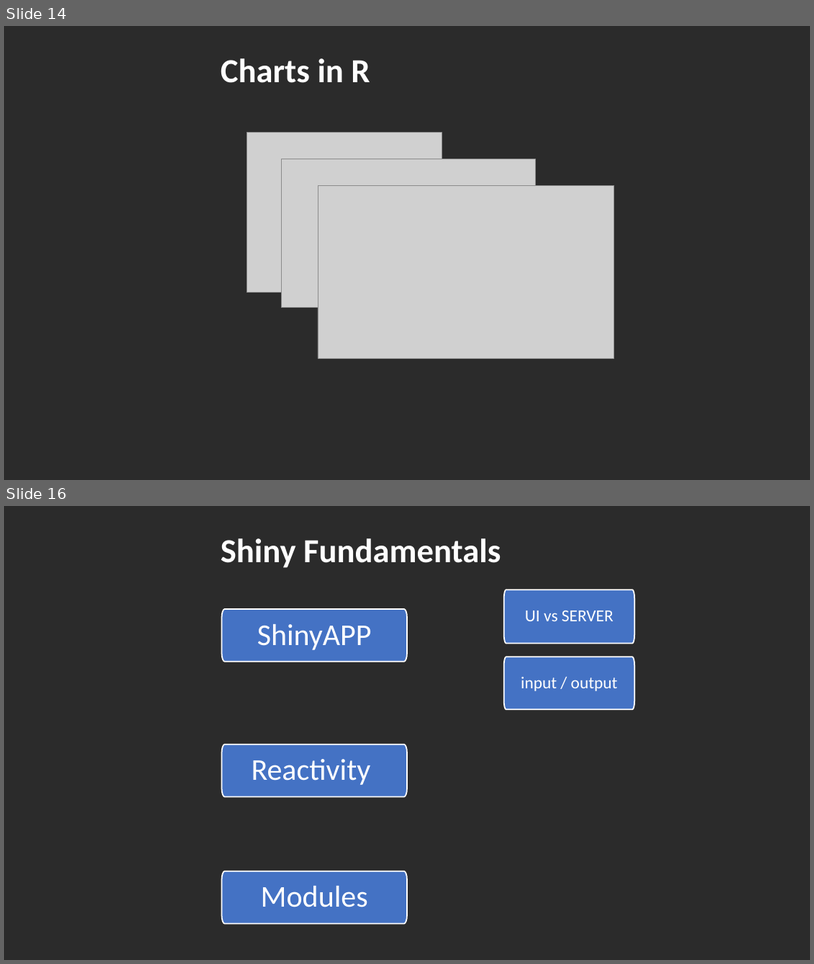
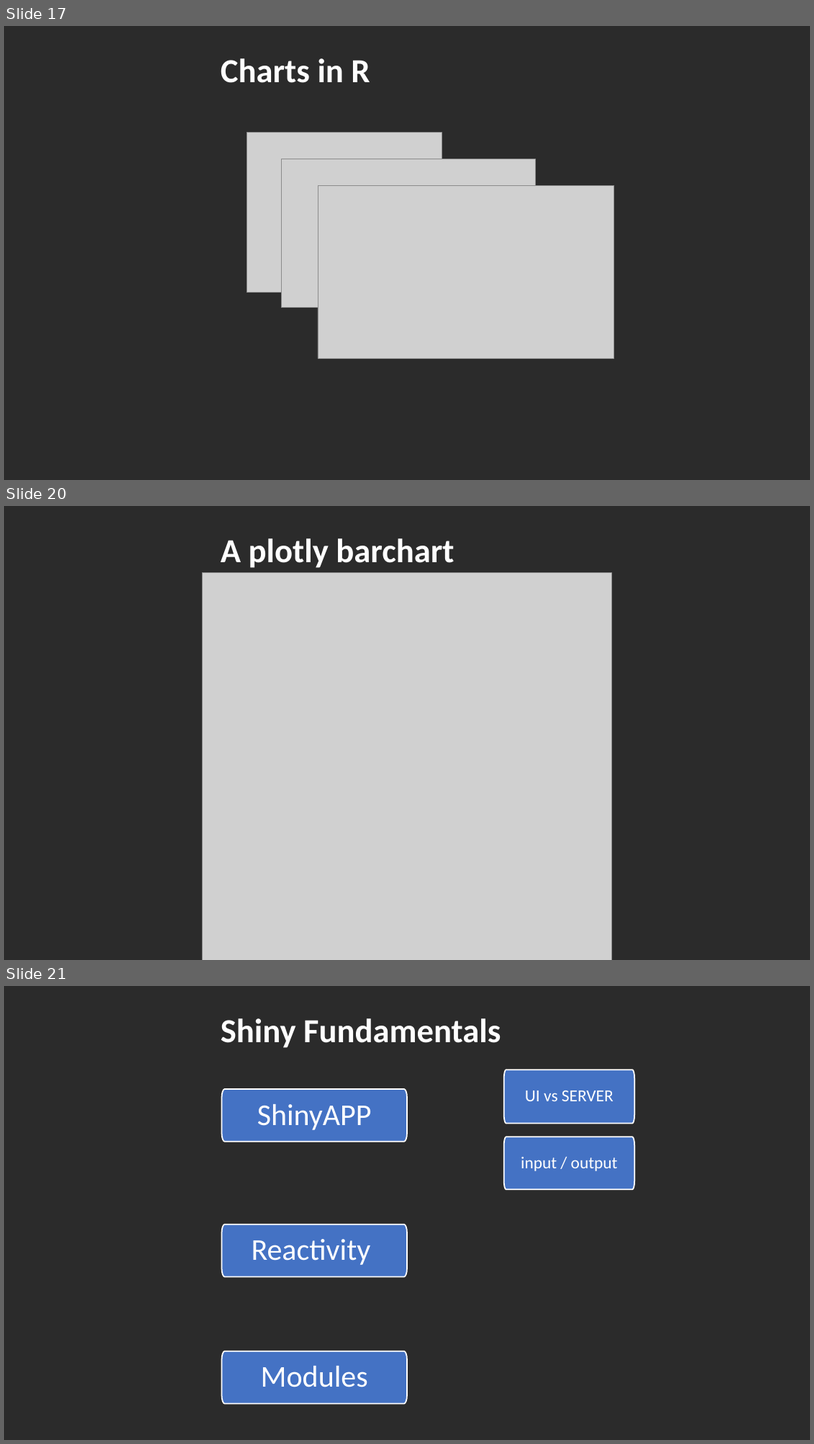
Before and after one commit to DataIMLabs/MIE2024, a slide deck: presentation/session1/MIE2024-DataIM-Masterclass-Session1.pptx. Shown one above the other, each under a label of ours: slides 14 and 16 before the commit, slides 17, 20 and 21 after it; the slides between them are not shown. The pictures are 814x964 and 814x1444 pixels, drawn with LibreOffice and Linux fonts; fonts in the diff are those of the drawing; grey boxes stand for pictures; background and template pictures are left out; a plain dark background stands for a picture behind light text. Boxes give left, top, right and bottom in pixels: in the first picture for what was removed or moved away, otherwise in the second. Text is boxed around its words. In the diff, an @@ line names an element or a change of style, - is before the commit and + after.

```diff
--- a/presentation/session1/MIE2024-DataIM-Masterclass-Session1.pptx
+++ b/presentation/session1/MIE2024-DataIM-Masterclass-Session1.pptx
@@ slide 20 added at <box>4,506,810,960</box>, background picture (left out) @@
@@ text added at <box>221,538,454,568</box>, 40 pt, text #FFFFFF, bold @@
+A plotly barchart
@@ picture added at <box>203,572,612,960</box> @@
@@ what was slide 14 is now slide 17 @@
@@ what was slide 16 is now slide 21 @@
```
Also in this commit, not shown: 3 slides changed, 8 other slides added, 6 slides removed, 6 other files.
